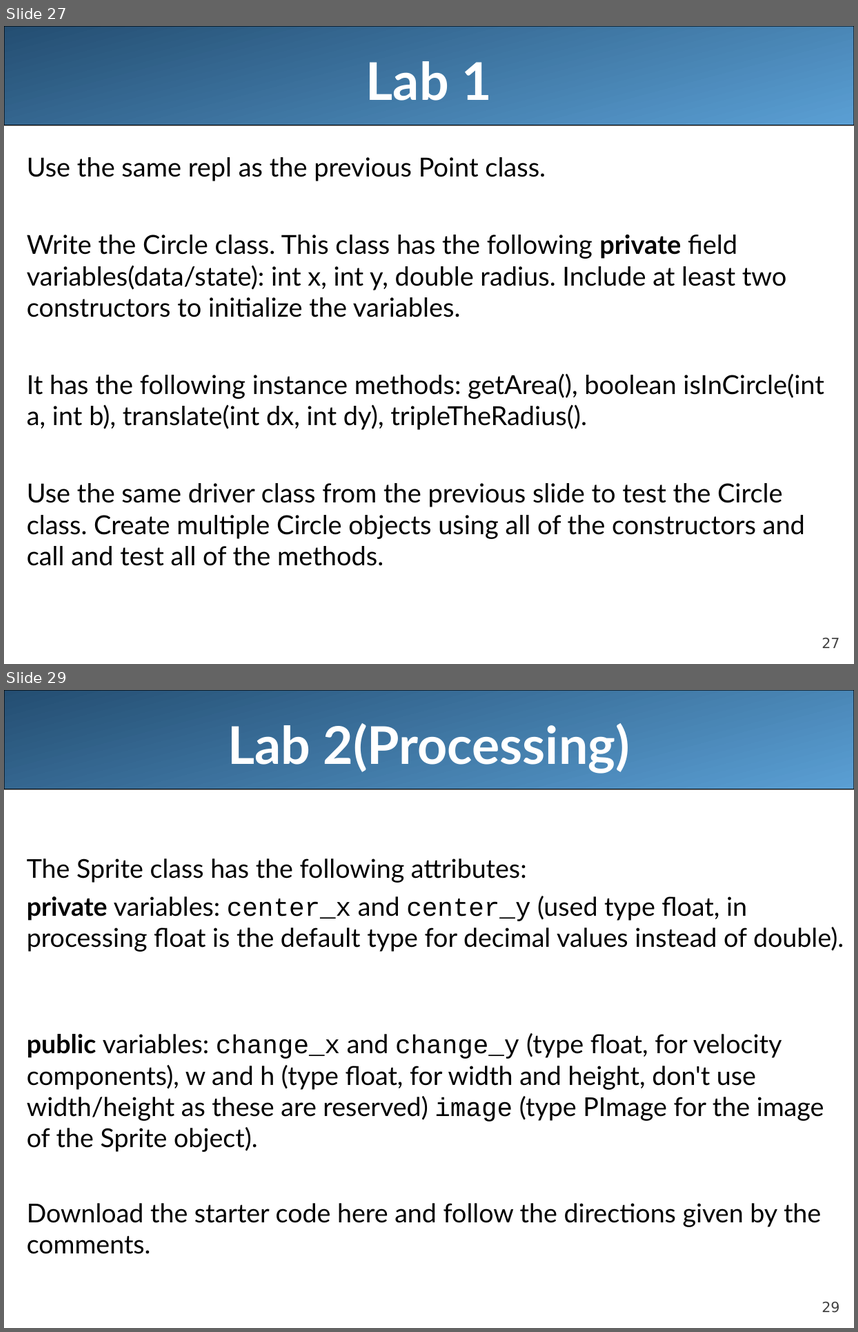
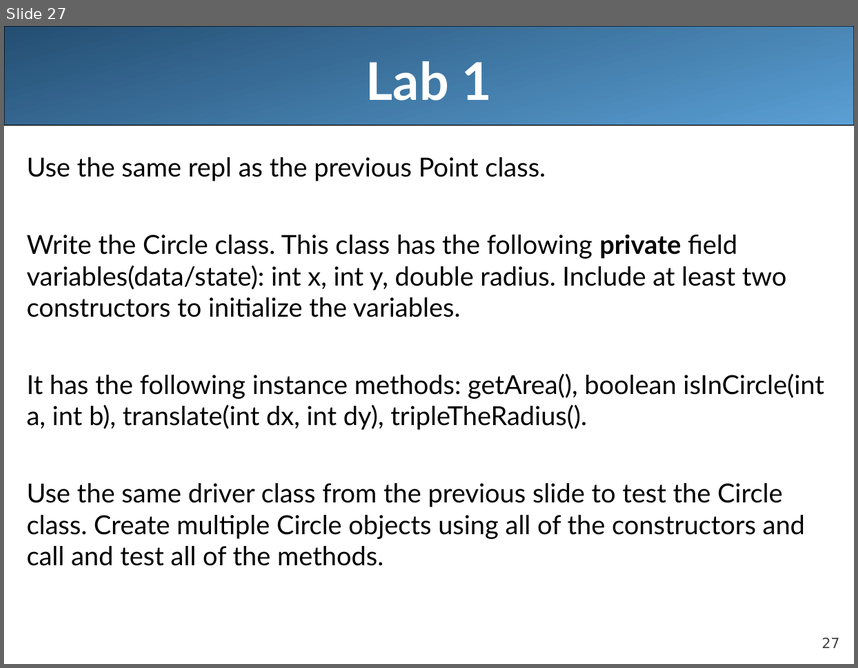
Before and after one commit to LongBaoNguyen/longbaonguyen.github.io, a slide deck: courses/apcsa/lecture13.ppt. Shown one above the other, each under a label of ours: slides 27 and 29 before the commit, slide 27 after it; the slides between them are not shown. The pictures are 858x1332 and 858x668 pixels, drawn with LibreOffice and Linux fonts; fonts in the diff are those of the drawing. Boxes give left, top, right and bottom in pixels: in the first picture for what was removed or moved away, otherwise in the second. Text is boxed around its words. In the diff, an @@ line names an element or a change of style, - is before the commit and + after.

```diff
--- a/courses/apcsa/lecture13.ppt
+++ b/courses/apcsa/lecture13.ppt
@@ slide 29 removed at bbox=[4, 690, 854, 1328], background #FFFFFF; not listed: 2 template elements that a slide beside it also shows @@
@@ title removed at bbox=[228, 723, 629, 773] @@
-Lab 2(Processing)
@@ text removed at bbox=[27, 858, 844, 1254] @@
-The Sprite class has the following attributes:
-private variables: center_x and center_y (used type float, in processing float is the default type for decimal values instead of double).
-public variables: change_x and change_y (type float, for velocity components), w and h (type float, for width and height, don't use width/height as these are reserved) image (type PImage for the image of the Sprite object).
-Download the starter code here and follow the directions given by the comments.
```
Also in this commit, not shown: 1 slide changed, 5 other files.
